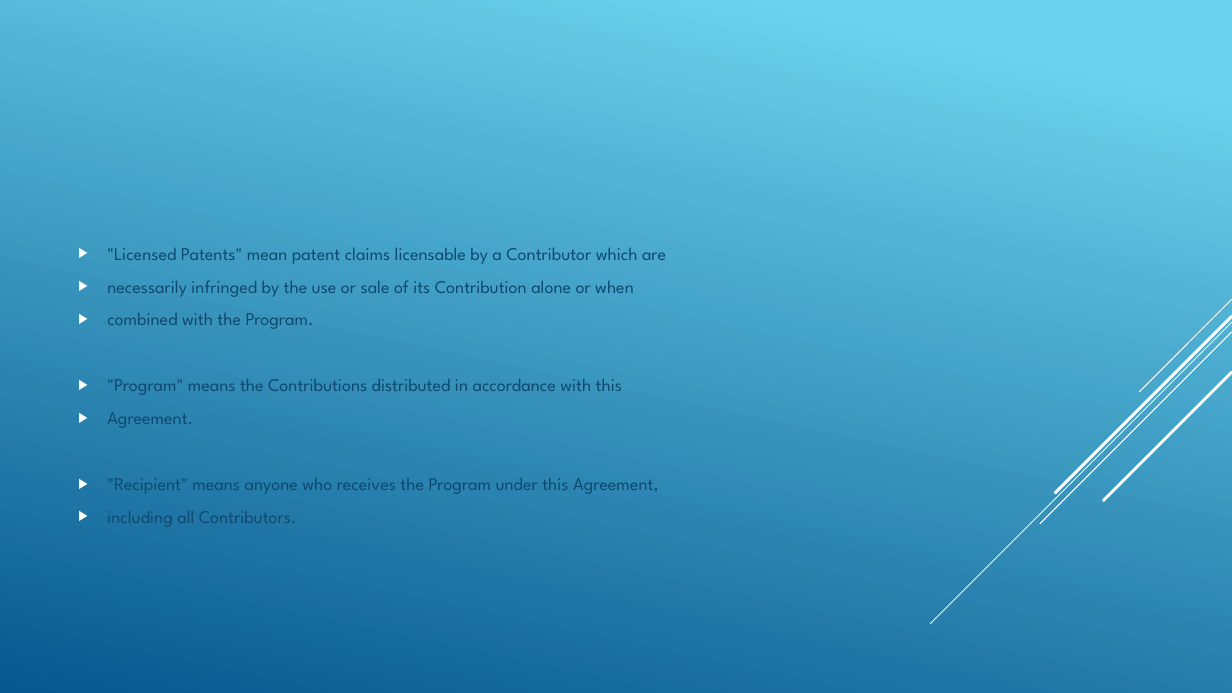
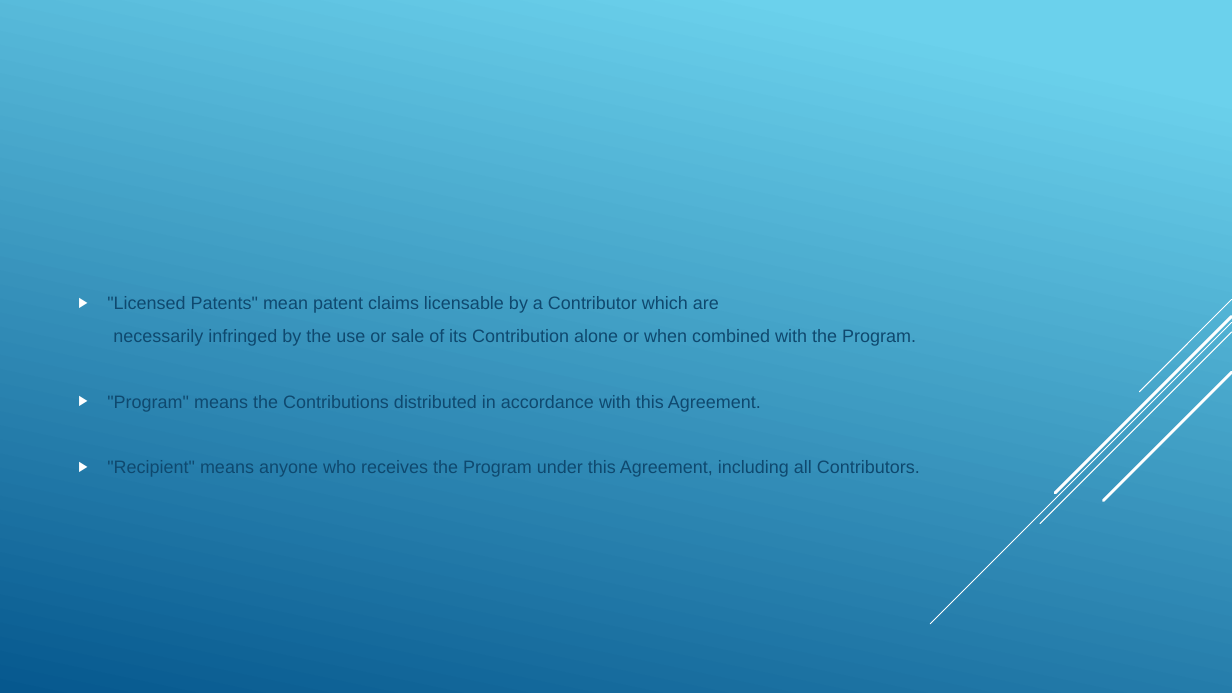
Before and after one commit to Vitoriano1454/ProjetoTCC, a slide deck: slide 11 of Github-Projeto.pptx. Drawn at 1232x693 pixels with LibreOffice and Linux fonts; fonts in the diff are those of the drawing. Boxes give left, top, right and bottom in pixels: in the first picture for what was removed or moved away, otherwise in the second. Text is boxed around its words. In the diff, an @@ line names an element or a change of style, - is before the commit and + after.

```diff
--- a/Github-Projeto.pptx
+++ b/Github-Projeto.pptx
@@ text at bbox=[107, 296, 719, 313]: font League Spartan to Arial in ""Licensed Patents" mean patent claims licensable by ..." @@
@@ text at bbox=[107, 329, 920, 477]: text changed; font League Spartan to Arial @@
-▶ necessarily infringed by the use or sale of its Contribution alone or when
-▶ combined with the Program.
-▶ "Program" means the Contributions distributed in accordance with this
-▶ Agreement.
-▶ "Recipient" means anyone who receives the Program under this Agreement,
-▶ including all Contributors.
+necessarily infringed by the use or sale of its Contribution alone or when combined with the Program.
+▶ "Program" means the Contributions distributed in accordance with this Agreement.
+▶ "Recipient" means anyone who receives the Program under this Agreement, including all Contributors.
```
Also in this commit, not shown: 29 other slides changed.
